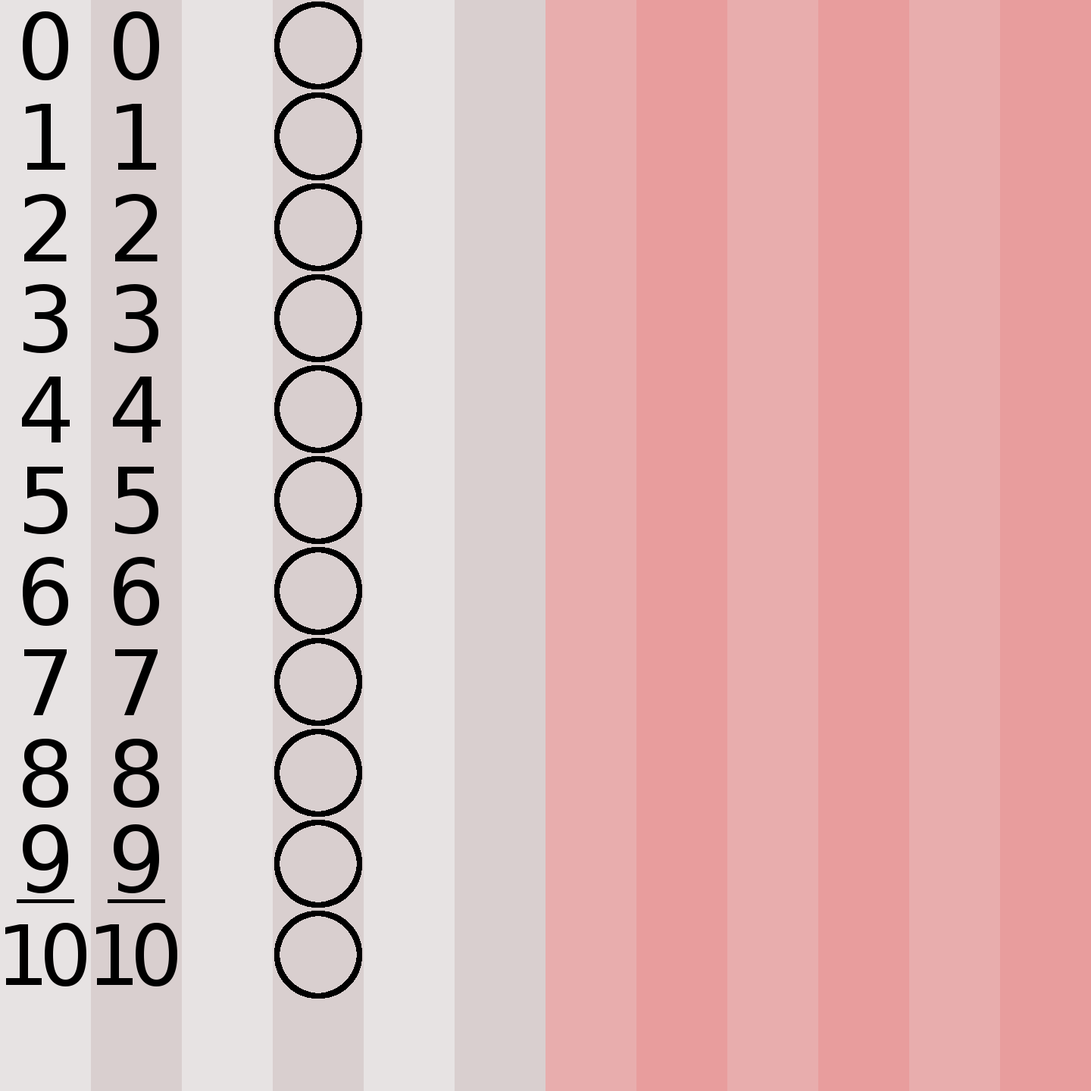
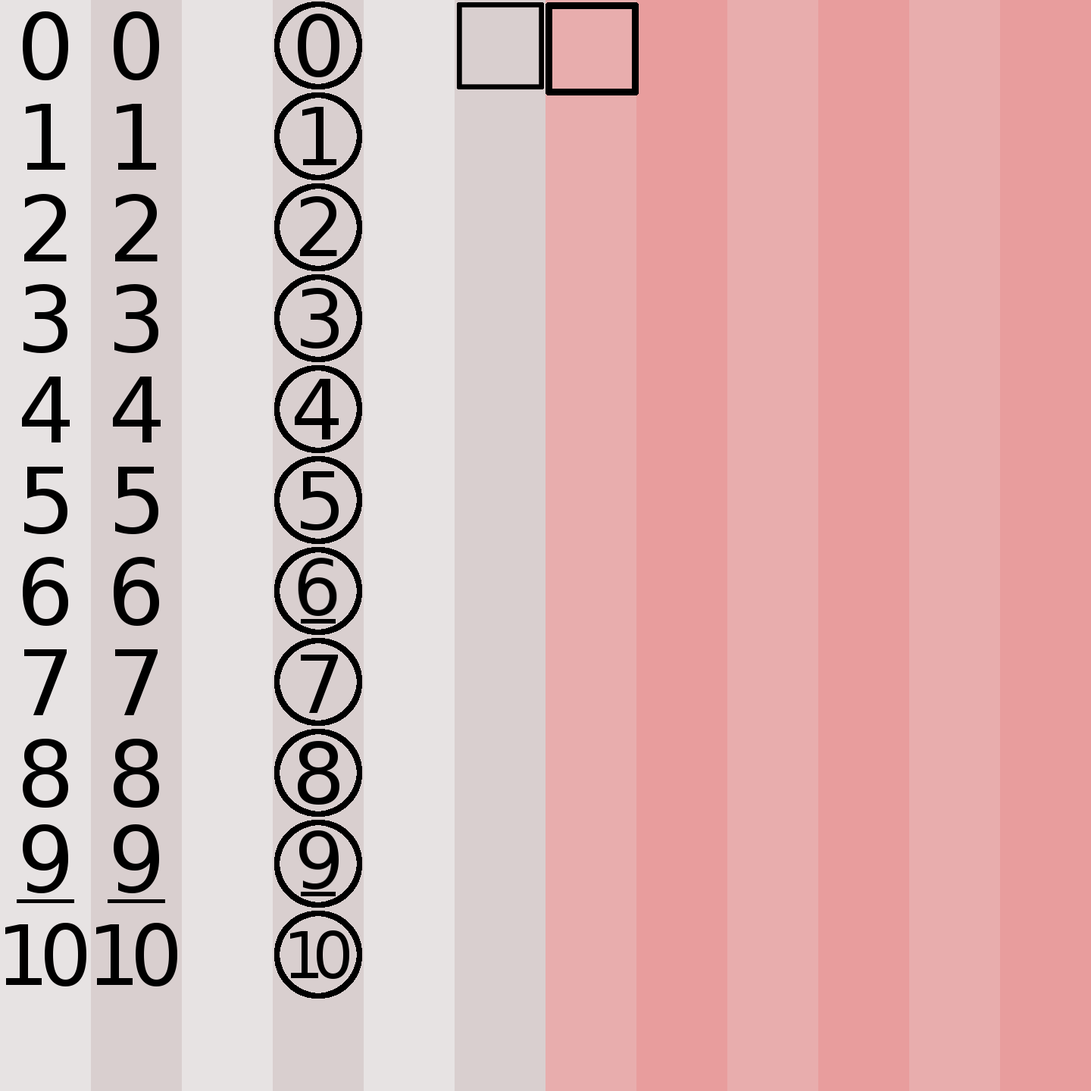
Layers edited between the first and the second 1091x1091 image:
added layer "Square #1" above "Square" over 545, 2, 639, 96
added layer "Square" above "Squares_Layer" over 457, 2, 545, 90
added group "Circle_Numbers" with 15 layers above "Circles_layer" over 290, 13, 350, 980
added layer "10 #2" in group "Circle_Numbers" over 290, 930, 350, 980
added layer "7 #2" in group "Circle_Numbers" over 300, 654, 339, 714
added layer "1 #2" in group "Circle_Numbers" over 302, 106, 337, 166
added layer "2 #2" in group "Circle_Numbers" over 300, 196, 338, 257
added layer "5 #2" in group "Circle_Numbers" over 300, 471, 339, 531
added layer "3 #2" in group "Circle_Numbers" over 300, 288, 339, 349
added group "9_Whole" with 2 layers in group "Circle_Numbers" over 299, 830, 339, 897
added layer "9_line" in group "9_Whole" over 300, 892, 336, 897
added layer "9 #2" in group "9_Whole" over 299, 830, 339, 890
added layer "8 #2" in group "Circle_Numbers" over 297, 741, 340, 805
added group "6_Whole" with 2 layers in group "Circle_Numbers" over 297, 557, 338, 624
added layer "6_line" in group "6_Whole" over 300, 619, 336, 624
added layer "6 #2" in group "6_Whole" over 297, 557, 338, 617
added layer "4 #2" in group "Circle_Numbers" over 294, 378, 339, 440
added layer "0 #3" in group "Circle_Numbers" over 297, 13, 340, 78
